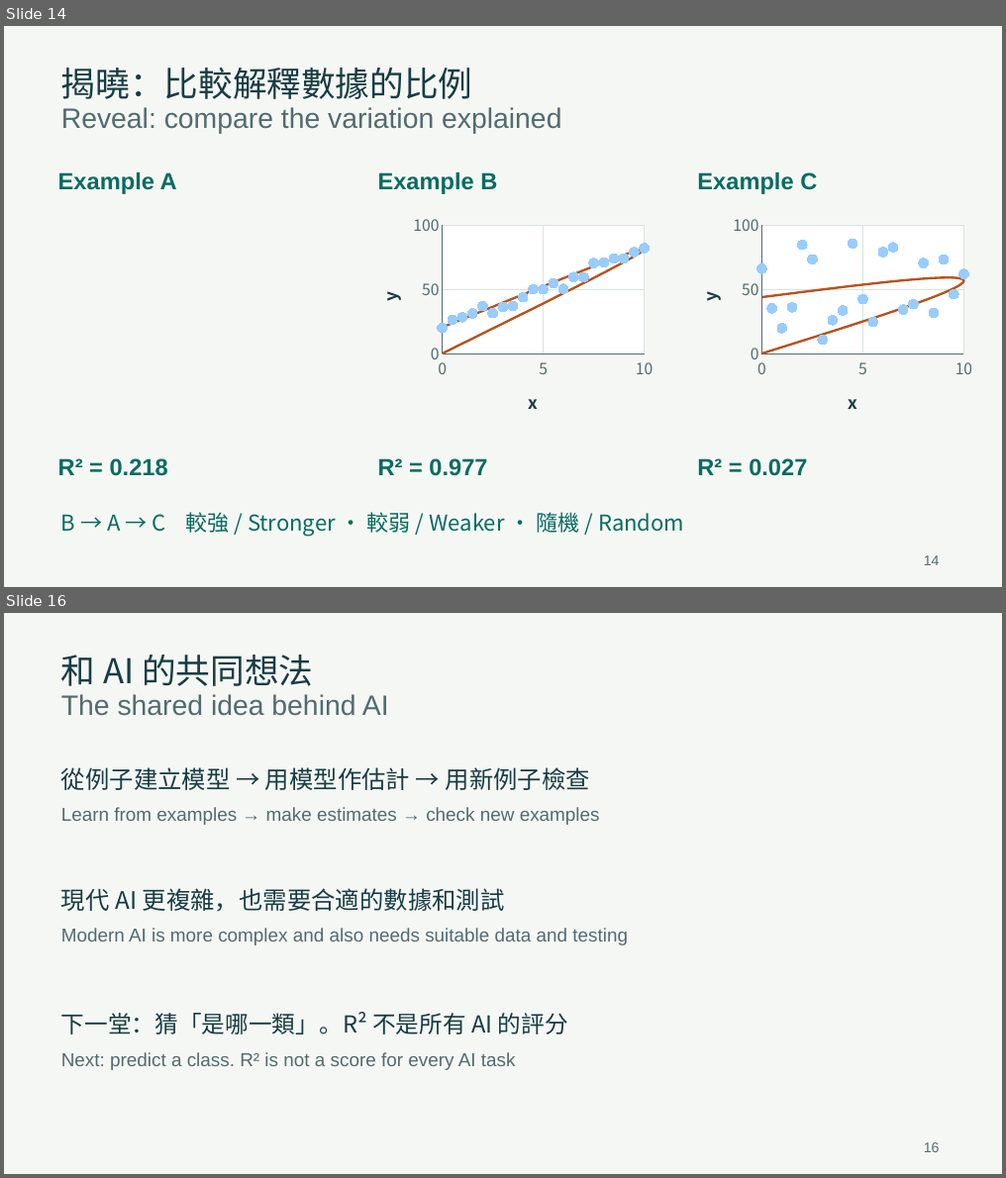
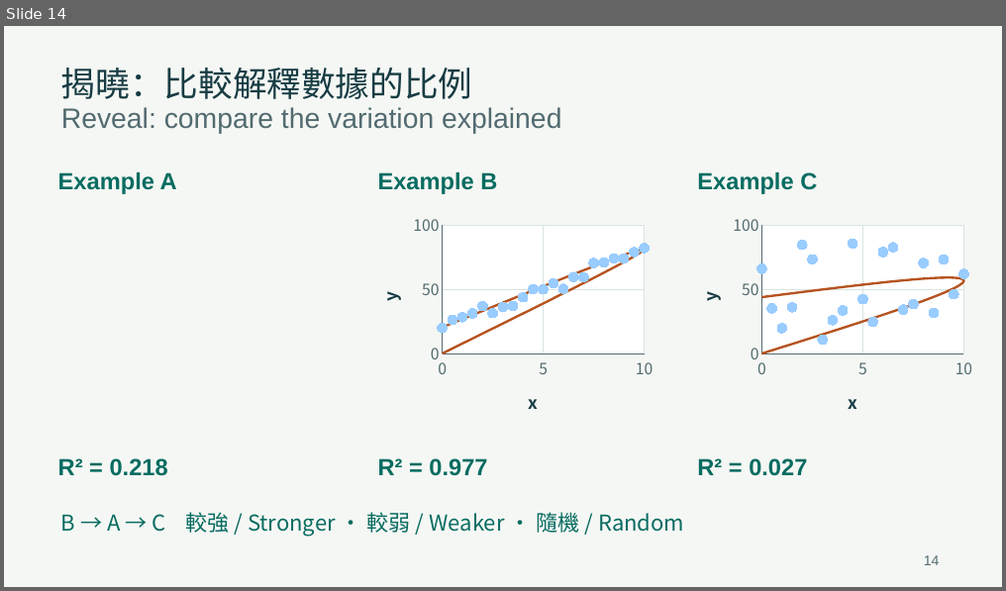
Before and after one commit to GordanY/f2-linear-regression, a slide deck: workshop-2/teacher-slides.pptx. Shown one above the other, each under a label of ours: slides 14 and 16 before the commit, slide 14 after it; the slides between them are not shown. The pictures are 1006x1178 and 1006x591 pixels, drawn with LibreOffice and Linux fonts; fonts in the diff are those of the drawing. Boxes give left, top, right and bottom in pixels: in the first picture for what was removed or moved away, otherwise in the second. Text is boxed around its words. In the diff, an @@ line names an element or a change of style, - is before the commit and + after.

```diff
--- a/workshop-2/teacher-slides.pptx
+++ b/workshop-2/teacher-slides.pptx
@@ slide 16 removed at (4, 613, 1002, 1174), background #F5F7F4 @@
@@ text removed at (61, 655, 313, 686) @@
-和 AI 的共同想法
@@ text removed at (61, 694, 389, 716) @@
-The shared idea behind AI
@@ text removed at (61, 767, 590, 790) @@
-從例子建立模型 → 用模型作估計 → 用新例子檢查
@@ text removed at (61, 807, 600, 825) @@
-Learn from examples → make estimates → check new examples
@@ text removed at (61, 888, 505, 912) @@
-現代 AI 更複雜，也需要合適的數據和測試
@@ text removed at (61, 928, 628, 946) @@
-Modern AI is more complex and also needs suitable data and testing
@@ text removed at (61, 1012, 568, 1035) @@
-下一堂：猜「是哪一類」。R² 不是所有 AI 的評分
@@ text removed at (61, 1053, 516, 1070) @@
-Next: predict a class. R² is not a score for every AI task
@@ text removed at (924, 1143, 940, 1153) @@
-16
```
Also in this commit, not shown: 5 slides changed, 5 other files.
